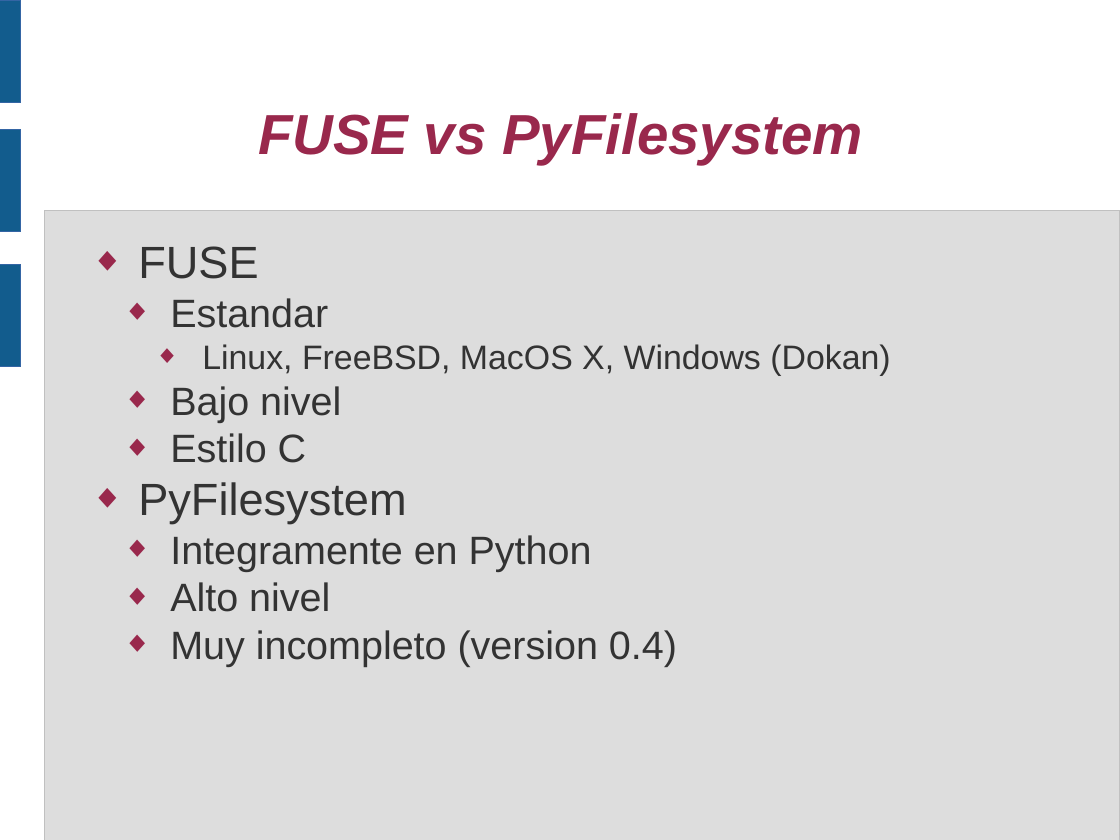
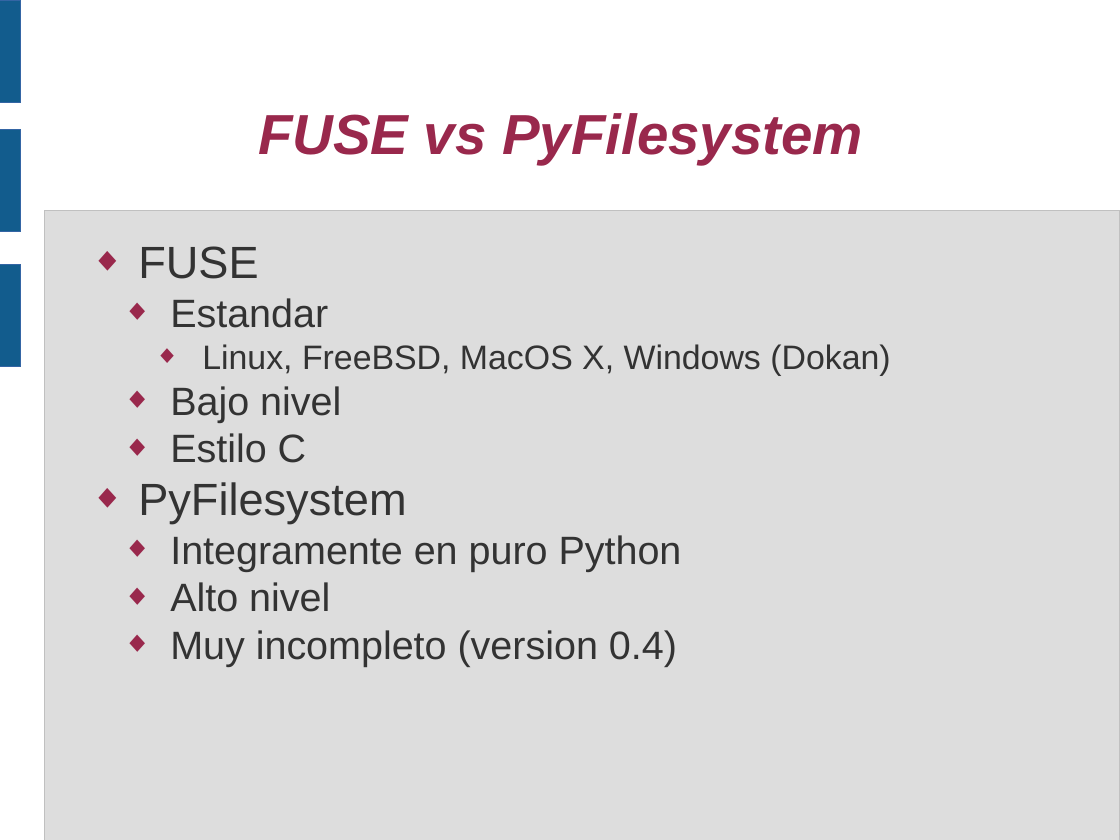
Before and after one commit to piranna/PirannaFS, a slide deck: slide 7 of doc/Presentacion V CUSL/PirannaFS.odp. Drawn at 1120x840 pixels with LibreOffice and Linux fonts; fonts in the diff are those of the drawing. Boxes give left, top, right and bottom in pixels: in the first picture for what was removed or moved away, otherwise in the second. Text is boxed around its words. In the diff, an @@ line names an element or a change of style, - is before the commit and + after.

```diff
--- a/doc/Presentacion V CUSL/PirannaFS.odp
+++ b/doc/Presentacion V CUSL/PirannaFS.odp
@@ text at box(170, 535, 682, 572): text changed @@
-  ◆ Integramente en Python
+  ◆ Integramente en puro Python
```
Also in this commit, not shown: 13 other slides changed, 5 other files.
